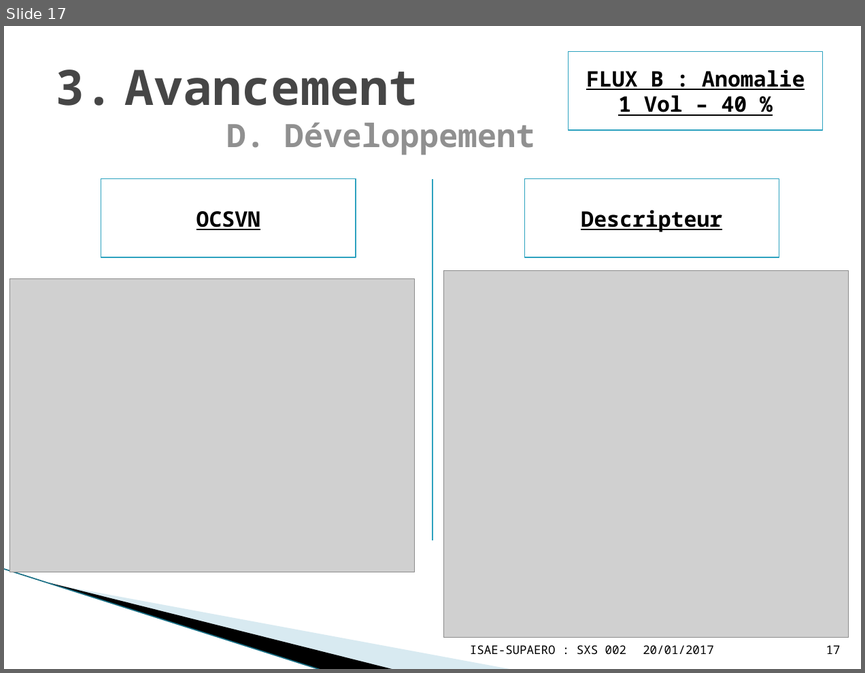
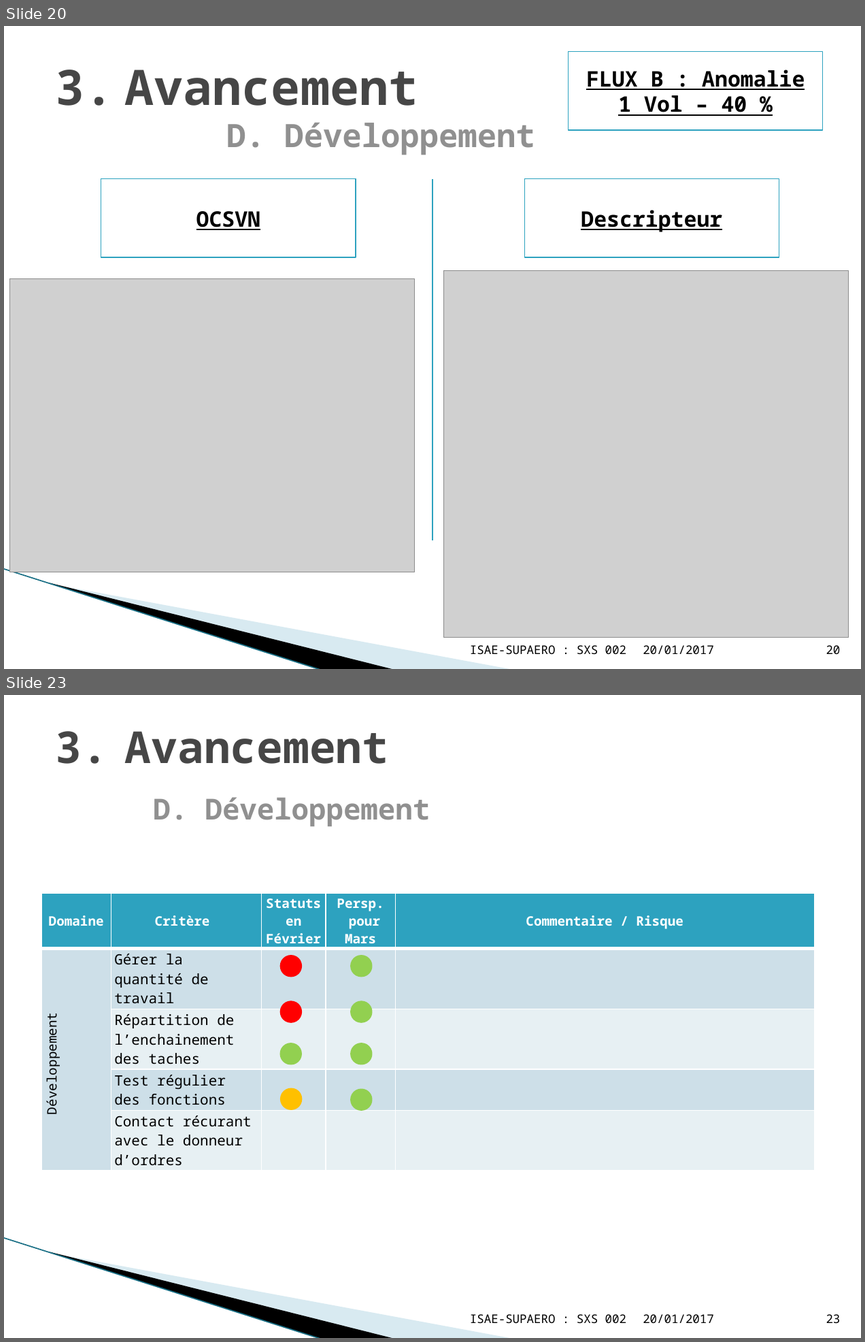
Before and after one commit to YuanxiangFranck/PIE_ISAE_Essais_Vol, a slide deck: gestion_projet/Project_Review03022017.pptx. Shown one above the other, each under a label of ours: slide 17 before the commit, slides 20 and 23 after it; the slides between them are not shown. The pictures are 865x673 and 865x1342 pixels, drawn with LibreOffice and Linux fonts; fonts in the diff are those of the drawing; grey boxes stand for pictures; background and template pictures are left out. Boxes give left, top, right and bottom in pixels: in the first picture for what was removed or moved away, otherwise in the second. Text is boxed around its words. In the diff, an @@ line names an element or a change of style, - is before the commit and + after.

```diff
--- a/gestion_projet/Project_Review03022017.pptx
+++ b/gestion_projet/Project_Review03022017.pptx
@@ slide 23 added at (4,695,861,1338), background #FFFFFF; not listed: 3 template elements that a slide beside it also shows @@
@@ title added at (125,731,430,826), 24.3 pt, text #909090, bold @@
+3. Avancement
+   D. Développement
@@ table added at (41,893,815,1168), 5 rows, 5 columns @@
+Domaine | Critère | Statuts en Février | Persp. / pour Mars | Commentaire / Risque
+Développement | Gérer la quantité de travail |  |  | 
+ | Répartition de l’enchainement des taches |  |  | 
+ | Test régulier des fonctions |  |  | 
+ | Contact récurant avec le donneur d’ordres |  |  | 
@@ ellipse added at (283,957,300,974), fill #FF0000, outline #FF0000 4.33 pt @@
@@ ellipse added at (353,957,370,974), fill #92D050, outline #92D050 4.33 pt @@
@@ ellipse added at (283,1004,300,1021), fill #FF0000, outline #FF0000 4.33 pt @@
@@ ellipse added at (353,1004,370,1021), fill #92D050, outline #92D050 4.33 pt @@
@@ ellipse added at (283,1045,300,1063), fill #92D050, outline #92D050 4.33 pt @@
@@ ellipse added at (353,1045,370,1063), fill #92D050, outline #92D050 4.33 pt @@
@@ ellipse added at (283,1090,300,1107), fill #FFC000, outline #FFC000 4.33 pt @@
@@ ellipse added at (353,1091,370,1108), fill #92D050, outline #92D050 4.33 pt @@
@@ text added at (470,1314,626,1323), 10 pt, text #000000 @@
+ISAE-SUPAERO : SXS 002
@@ text added at (643,1314,714,1323), 10 pt, text #000000 @@
+20/01/2017
@@ page number added at (826,1314,840,1323), 10 pt, text #000000 @@
+23
@@ what was slide 17 is now slide 20 @@
@@ page number at (826,645,840,654): text changed @@
-17
+20
```
Also in this commit, not shown: 7 slides changed, 7 other slides added, 4 other files.
